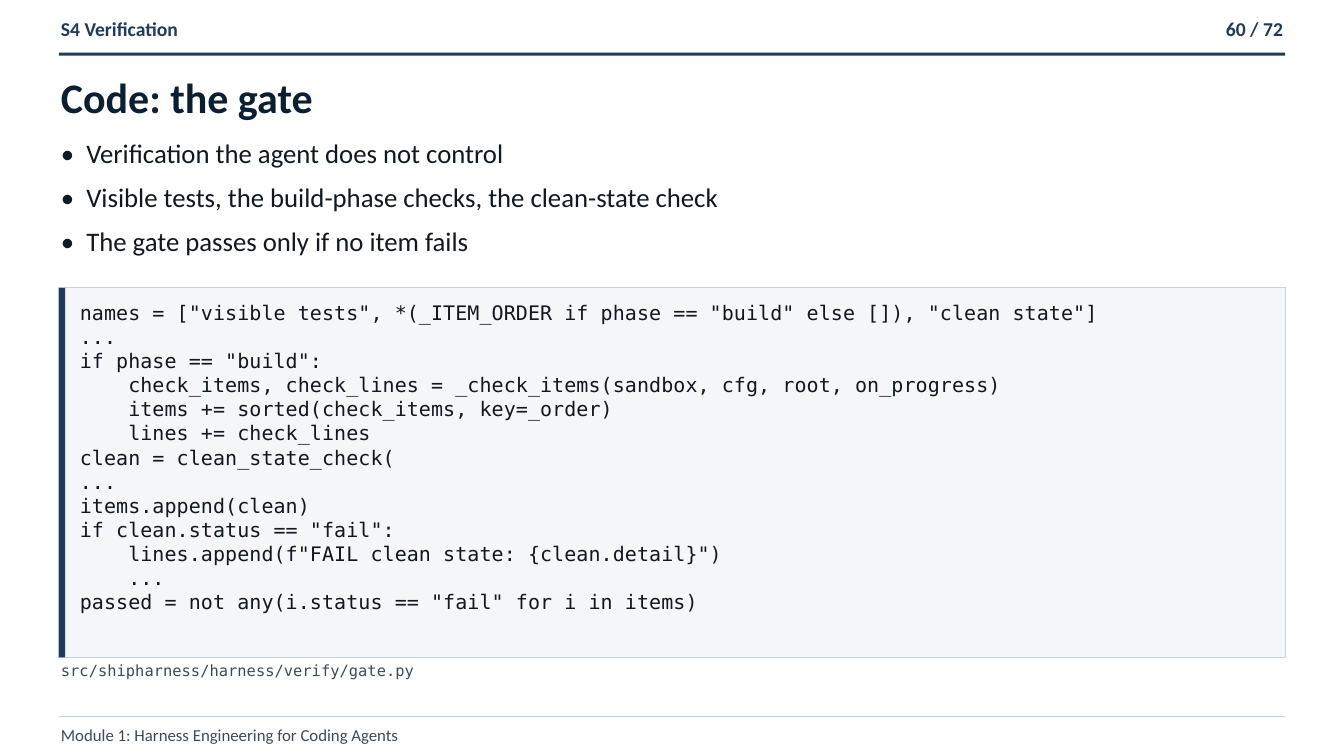
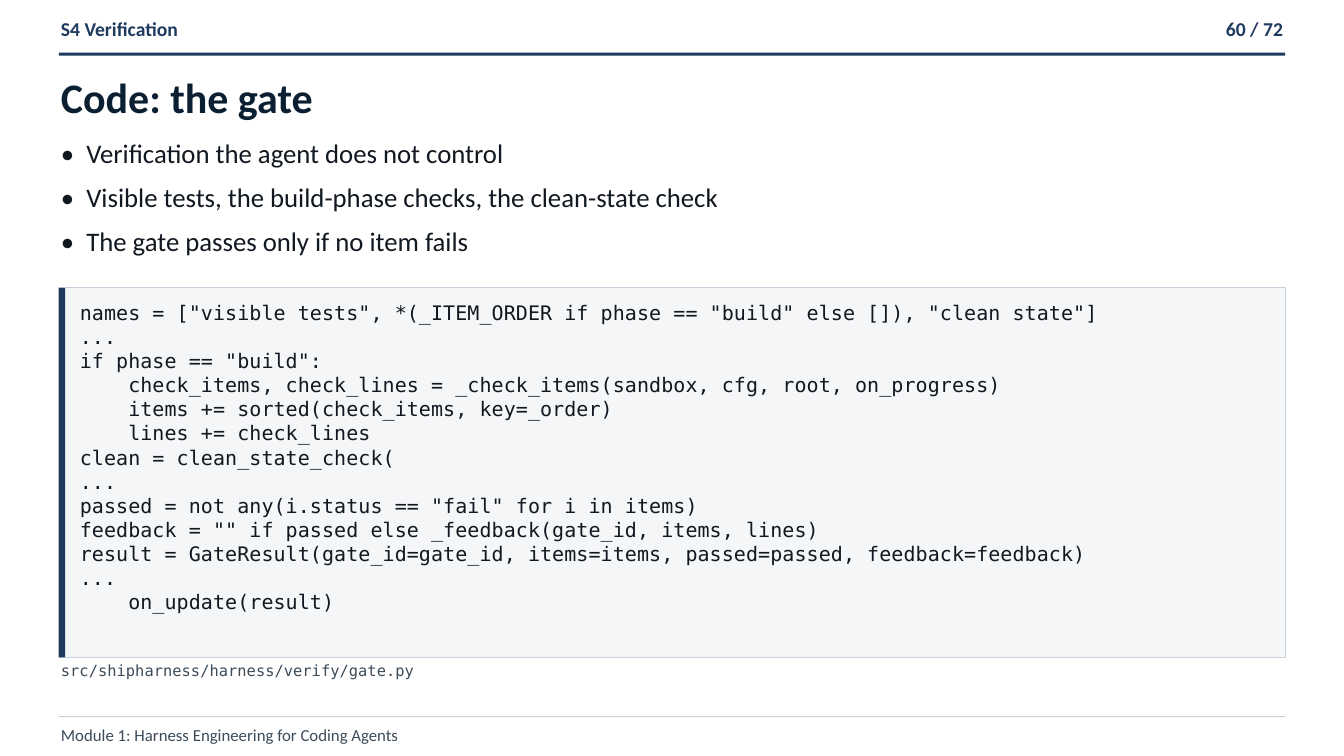
Before and after one commit to ANI-IN/shipharness-dev, a slide deck: slide 60 of slides/deck.pptx. Drawn at 1344x756 pixels with LibreOffice and Linux fonts; fonts in the diff are those of the drawing. Boxes give left, top, right and bottom in pixels: in the first picture for what was removed or moved away, otherwise in the second. Text is boxed around its words. In the diff, an @@ line names an element or a change of style, - is before the commit and + after.

Commit message:
instructor, slides: the S4:gate excerpt re-pulled at 143-184; deck rebuilt

```diff
--- a/slides/deck.pptx
+++ b/slides/deck.pptx
@@ text at [80,497,1085,566]: text changed @@
-items.append(clean)
-if clean.status == "fail":
-lines.append(f"FAIL clean state: {clean.detail}")
+passed = not any(i.status == "fail" for i in items)
+feedback = "" if passed else _feedback(gate_id, items, lines)
+result = GateResult(gate_id=gate_id, items=items, passed=passed, feedback=feedback)
@@ text at [128,593,334,614]: text changed @@
-passed = not any(i.status == "fail" for i in items)
+on_update(result)
```
Also in this commit, not shown: 2 other files.
